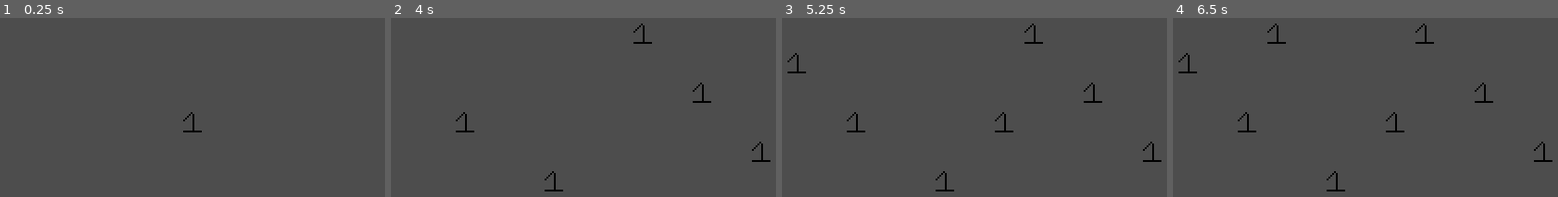
Above: before the commit, frames 1-4 (left to right).
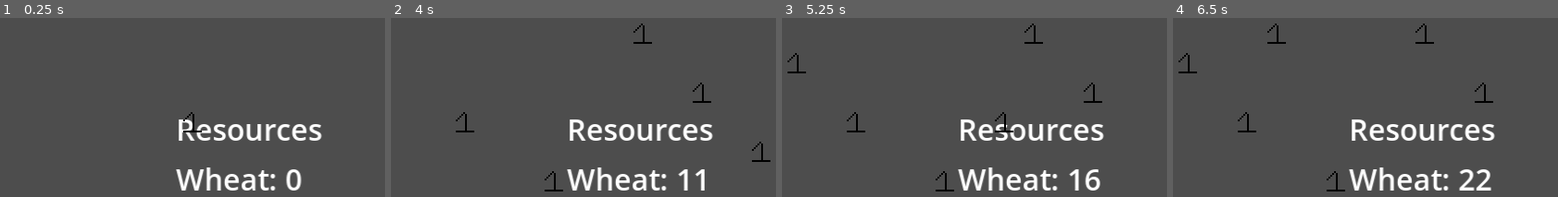
Above: after the commit, the same moments.

Repository: InRe-Dan/gmtk2024
Game: Godot game, scene res://world.tscn
The game is run twice, just before and just after one commit, with the same random seed, the same clock (stepped at 60 frames per second) and the same inputs.
Inputs (mouse positions are in pixels of both pictures, inside the frame that each line leads up to):
- Up to frame 1 (0.25 s): no input
- Up to frame 2 (4 s): tap Enter at 0.5, 2.75 s; move the mouse to (699, 91) at 0.52 s; press the mouse at (699, 91) at 0.53 s; tap Space at 1.25, 3.5 s; move the mouse to (448, 125) at 1.27 s; release the mouse at (448, 125) at 1.28 s; click (448, 125) at 1.35 s; move the mouse to (625, 35) at 2.02 s; press the mouse at (625, 35) at 2.03 s; move the mouse to (537, 175) at 2.77 s; release the mouse at (537, 175) at 2.78 s; click (537, 175) at 2.85 s; move the mouse to (745, 157) at 3.52 s; press the mouse at (745, 157) at 3.53 s
- Up to frame 3 (5.25 s): tap Enter at 4.25 s; move the mouse to (outside the picture) at 4.27 s; release the mouse at (outside the picture) at 4.28 s; click (outside the picture) at 4.35 s; move the mouse to (986, 109) at 5.02 s; press the mouse at (986, 109) at 5.03 s
- Up to frame 4 (6.5 s): tap Space at 5.75 s; move the mouse to (1261, 25) at 5.77 s; release the mouse at (1261, 25) at 5.78 s; click (1261, 25) at 5.85 s

The runs differ from the first frame. In frame 1, 3.7% of the frame differs, in the area x 45-84%, y 56-97%; in frame 2, 3.8%; in frame 3, 4.0%; in frame 4, 4.2%, in the area x 45-99%, y 52-97%.

Commit message:
Simple resource production

Diff:
--- a/Building/building.gd
+++ b/Building/building.gd
@@ -12,3 +12,9 @@
 # Called when the resource enters the scene tree
 func _init() -> void:
 	pass
+
+
+# Produces resources from this building
+func produce() -> Production:
+	# TODO: Add logic for modifying production numbers such as neighboring influence/bonuses
+	return production
--- /dev/null
+++ b/Interface/resource_display.gd
@@ -0,0 +1,17 @@
+extends Control
+
+var level: Level
+
+@onready var wheat_display: Label = $VBoxContainer/Wheat
+
+
+# Receives the level object
+func set_level(level_object: Level) -> void:
+	level = level_object
+	level.connect("resources_added", resources_changed)
+
+
+# New resources added
+# TODO: pass production object to show pop-up effect of newly acquired (or lost) resources
+func resources_changed() -> void:
+	wheat_display.text = "Wheat: " + str(level.wheat)
--- /dev/null
+++ b/Interface/resource_display.tscn
@@ -0,0 +1,25 @@
+[gd_scene load_steps=2 format=3 uid="uid://ccksv2lk73o6i"]
+
+[ext_resource type="Script" path="res://Interface/resource_display.gd" id="1_4e3y2"]
+
+[node name="ResourceDisplay" type="Control"]
+layout_mode = 3
+anchors_preset = 15
+anchor_right = 1.0
+anchor_bottom = 1.0
+grow_horizontal = 2
+grow_vertical = 2
+script = ExtResource("1_4e3y2")
+
+[node name="VBoxContainer" type="VBoxContainer" parent="."]
+layout_mode = 0
+offset_right = 40.0
+offset_bottom = 40.0
+
+[node name="Title" type="Label" parent="VBoxContainer"]
+layout_mode = 2
+text = "Resources"
+
+[node name="Wheat" type="Label" parent="VBoxContainer"]
+layout_mode = 2
+text = "Wheat: "
--- a/level.gd
+++ b/level.gd
@@ -1,17 +1,26 @@
 class_name Level
 extends Node
 
+signal resources_added
+
 @onready var ghost_layer: GhostLayer = $GhostLayer
 @onready var buildings_layer: TileMapLayer = $BuildingsLayer
+
+var buildings: Array[Building]
+
+var wheat: int = 0
 
 
 # Called when the node enters the scene tree for the first time.
 func _ready() -> void:
 	ghost_layer.set_building(load("res://Building/Types/wheat_farm.tres"))
+	ResourceDisplay.set_level(self)
+	ResourceDisplay.resources_changed()
 
 
 # Called every frame. 'delta' is the elapsed time since the previous frame.
 func _process(delta: float) -> void:
+	# Draw building ghost
 	ghost_layer.draw_pattern()
 
 
@@ -21,8 +30,25 @@
 		build_ghost()
 
 
+# Production tick
+func tick() -> void:
+	var total_production: Production = Production.new()
+
+	# Generate resources from buildings
+	for building: Building in buildings:
+		total_production.combine(building.produce())
+
+	wheat += total_production.wheat
+
+	resources_added.emit()
+
+
 # Place the ghost as a building
 func build_ghost() -> void:
+	var building: Building = ghost_layer.building
+	if building == null:
+		return
+
 	var pattern: TileMapPattern = ghost_layer.pattern
 	if pattern == null:
 		return
@@ -30,3 +56,5 @@
 	# Draw building to the buildings layer
 	for cell: Vector2i in pattern.get_used_cells():
 		buildings_layer.set_cell(cell + buildings_layer.local_to_map(ghost_layer.get_local_mouse_position()), 0, pattern.get_cell_atlas_coords(cell))
+
+	buildings.append(building)
--- a/level.tscn
+++ b/level.tscn
@@ -7,6 +7,9 @@
 [node name="Level" type="Node2D"]
 script = ExtResource("1_alcdi")
 
+[node name="Tick" type="Timer" parent="."]
+autostart = true
+
 [node name="BackdropLayer" type="TileMapLayer" parent="."]
 
 [node name="BuildingsLayer" type="TileMapLayer" parent="."]
@@ -15,3 +18,5 @@
 [node name="GhostLayer" type="TileMapLayer" parent="."]
 tile_set = ExtResource("1_uc2yi")
 script = ExtResource("2_35ren")
+
+[connection signal="timeout" from="Tick" to="." method="tick"]
--- a/production.gd
+++ b/production.gd
@@ -5,11 +5,9 @@
 @export var wood: int
 
 
-# Called when the node enters the scene tree for the first time.
-func _ready() -> void:
-	pass # Replace with function body.
-
-
-# Called every frame. 'delta' is the elapsed time since the previous frame.
-func _process(delta: float) -> void:
-	pass
+# TODO: maybe find a more logical way to arrange the collection of resources in the production class
+# TODO: change to return a new production without modifying the values in the current one
+# Combines the production values from this production with the passed one
+func combine(production: Production) -> void:
+	wheat += production.wheat
+	wood += production.wood
--- a/project.godot
+++ b/project.godot
@@ -14,6 +14,10 @@
 run/main_scene="res://world.tscn"
 config/features=PackedStringArray("4.3", "Forward Plus")
 config/icon="res://icon.svg"
+
+[autoload]
+
+ResourceDisplay="*res://Interface/resource_display.tscn"
 
 [display]
 
